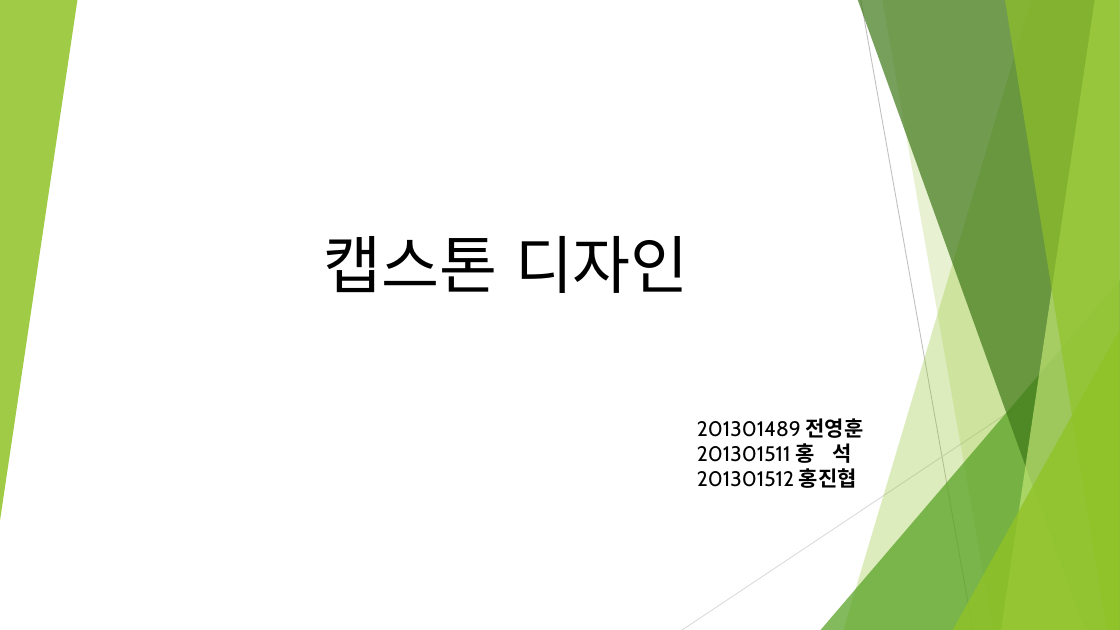
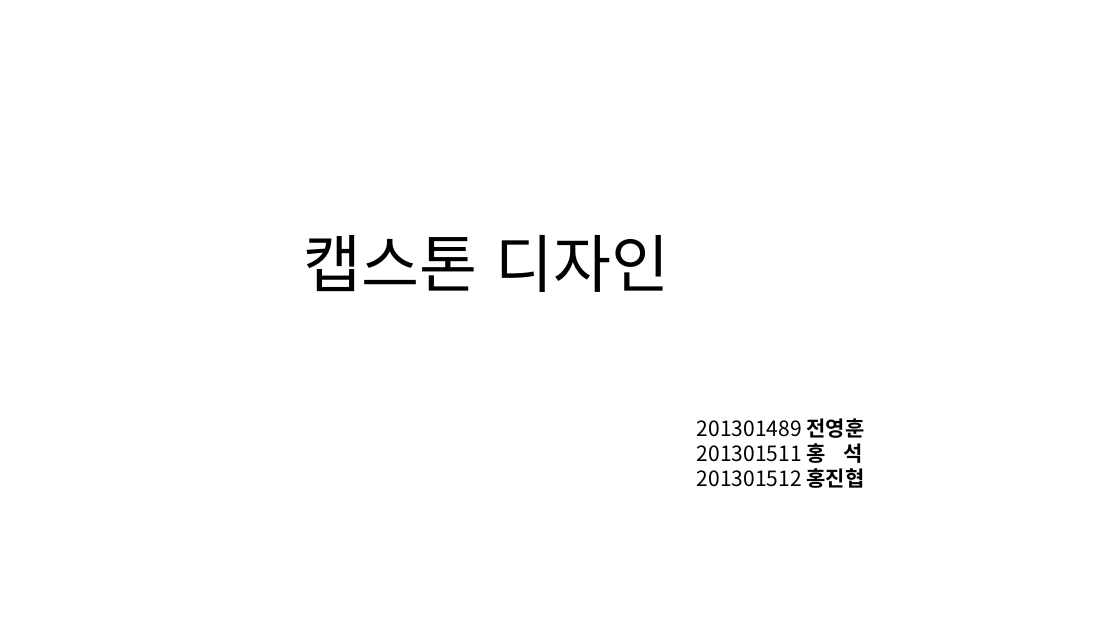
Before and after one commit to guq9618/capstone, a slide deck: slide 1 of ppt/캡스톤 디자인 10-2주차 수정중.pptx. Drawn at 1120x630 pixels with LibreOffice and Linux fonts; fonts in the diff are those of the drawing. Boxes give left, top, right and bottom in pixels: in the first picture for what was removed or moved away, otherwise in the second. Text is boxed around its words. In the diff, an @@ line names an element or a change of style, - is before the commit and + after.

```diff
--- a/ppt/캡스톤 디자인 10-2주차 수정중.pptx
+++ b/ppt/캡스톤 디자인 10-2주차 수정중.pptx
@@ group removed at (x1=0, y1=0, x2=1120, y2=630): 5 freeform shapes, 3 triangles, 2 lines @@
@@ title "캡스톤 디자인" at (x1=304, y1=235, x2=669, y2=292): font Cabin to Noto Sans CJK KR; alignment right to centre; line spacing 1 to 0.9 @@
@@ text "201301489 전영훈" at (x1=697, y1=418, x2=865, y2=488): font Cabin to Noto Sans CJK KR @@
```
Also in this commit, not shown: 7 other slides changed, 1 slide added, 1 other file.
